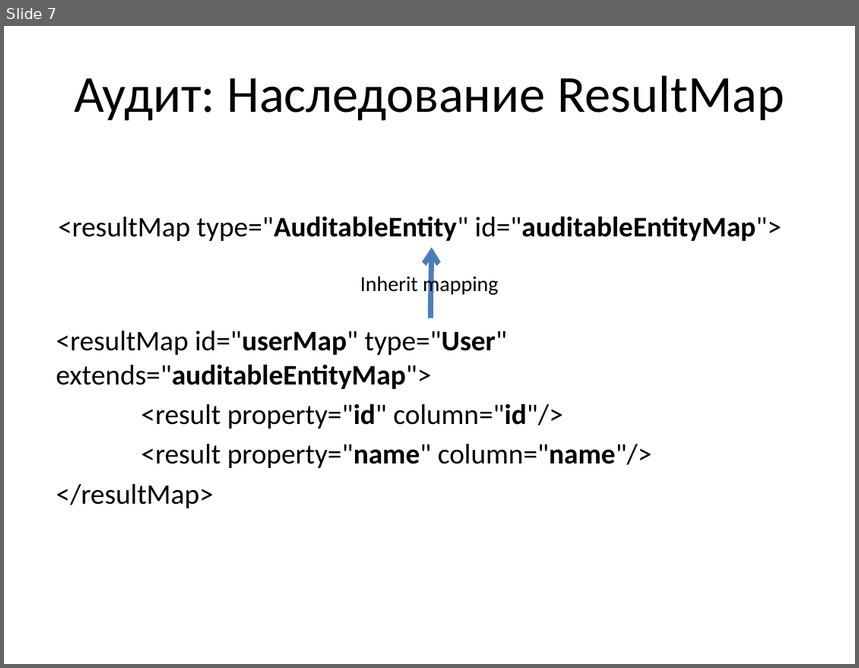
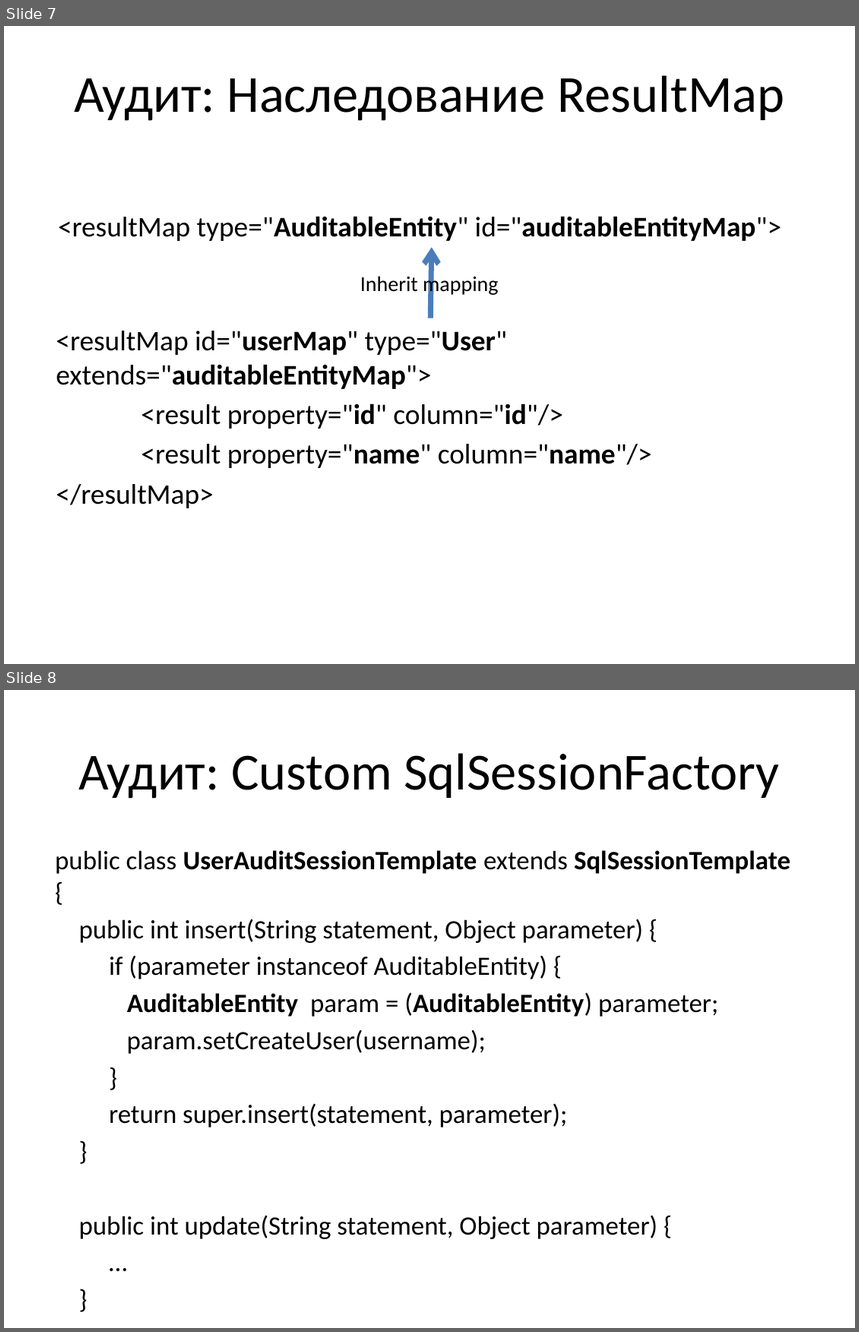
Before and after one commit to vitali-kviatkouski/personal, a slide deck: MyBatis.pptx. Shown one above the other, each under a label of ours: slide 7 before the commit, slides 7 and 8 after it. The pictures are 859x668 and 859x1332 pixels, drawn with LibreOffice and Linux fonts; fonts in the diff are those of the drawing. Boxes give left, top, right and bottom in pixels: in the first picture for what was removed or moved away, otherwise in the second. Text is boxed around its words. In the diff, an @@ line names an element or a change of style, - is before the commit and + after.

Commit message:
MyBatis new slides

```diff
--- a/MyBatis.pptx
+++ b/MyBatis.pptx
@@ slide 8 added at box(4, 690, 855, 1328), background #FFFFFF @@
@@ title added at box(78, 753, 779, 799), 44 pt, text #000000 @@
+Аудит: Custom SqlSessionFactory
@@ text added at box(55, 850, 791, 1239), 22.4 pt, text #000000 @@
+public class UserAuditSessionTemplate extends SqlSessionTemplate {
+public int insert(String statement, Object parameter) {
+if (parameter instanceof AuditableEntity) {
+AuditableEntity param = (AuditableEntity) parameter;
+param.setCreateUser(username);
+}
+return super.insert(statement, parameter);
+}
+public int update(String statement, Object parameter) {
+…
+}
```
